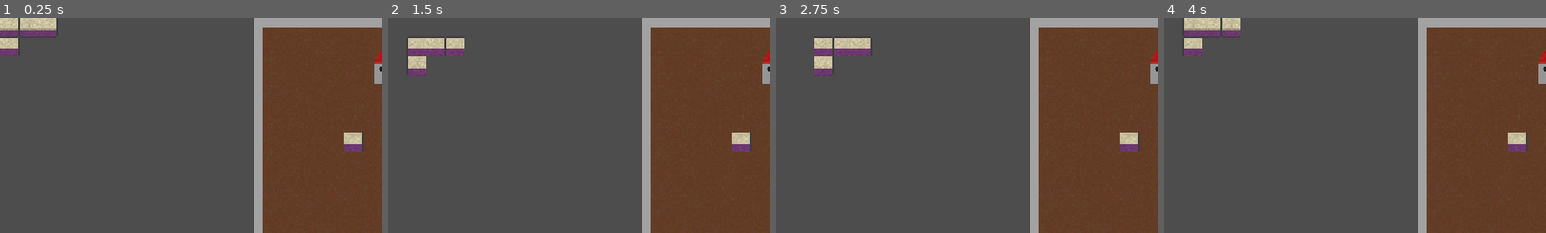
Above: before the commit, frames 1-4 (left to right).
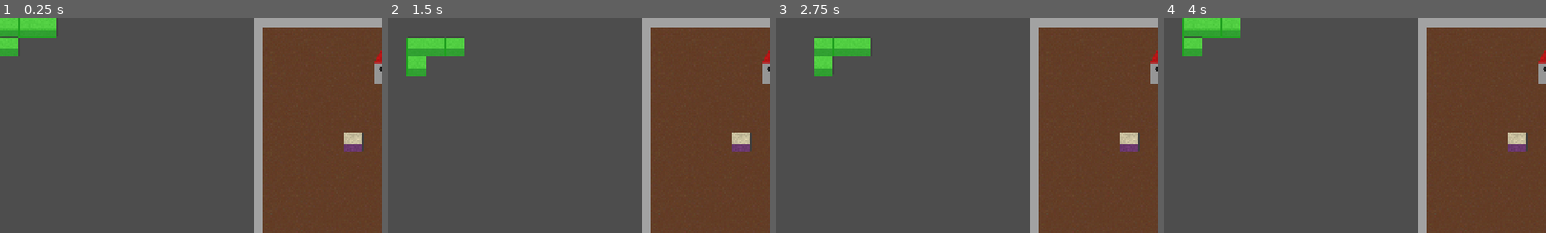
Above: after the commit, the same moments.

Repository: Angele-Bzl/construction
Game: Godot game, scene res://Scenes/main_scene.tscn
The game is run twice, just before and just after one commit, with the same random seed, the same clock (stepped at 60 frames per second) and the same inputs.
Inputs (mouse positions are % of the whole screen's width and height, from its top left):
- Up to frame 1 (0.25 s): no input
- Up to frame 2 (1.5 s): move the mouse to (72, 45) at 0.52 s; hold D (right) 0.53-1.28 s; click (72, 45) at 0.6 s; tap Enter at 1.25 s; move the mouse to (30, 55) at 1.27 s; hold S (down) from 1.28 s (still down); right-click (30, 55) at 1.35 s
- Up to frame 3 (2.75 s): move the mouse to (60, 28) at 2.02 s; release S (down) at 2.03 s; hold D (right) from 2.03 s (still down); tap Mouse wheel down (scroll_down) at 2.1 s
- Up to frame 4 (4 s): tap Space at 2.75 s; move the mouse to (45, 70) at 2.77 s; release D (right) at 2.78 s; hold W (up) 2.78-3.53 s; click (45, 70) at 2.85 s; tap Enter at 3.5 s; move the mouse to (80, 65) at 3.52 s; hold A (left) from 3.53 s (still down); hold Right mouse button (right_click) from 3.53 s (still down)
The pictures show only the part of the screen within x 0-50%, y 0-50%; the shares and areas given below are measured in that part.

The runs differ from the first frame. In frame 1, 1.8% of the frame differs, in the area x 0-15%, y 0-18%; in frame 2, 1.8%; in frame 3, 1.7%; in frame 4, 1.9%, in the area x 4-20%, y 0-18%.

Commit message:
Commit pattern avancée

Diff:
--- a/construction/Prefabs/BlockPrefabs/block.tscn
+++ b/construction/Prefabs/BlockPrefabs/block.tscn
@@ -4,7 +4,7 @@
 [ext_resource type="Texture2D" uid="uid://evwt1q6ctoj1" path="res://Assets/Items/Brick.png" id="2_mppv7"]
 
 [sub_resource type="RectangleShape2D" id="RectangleShape2D_xrivr"]
-size = Vector2(32, 32)
+size = Vector2(31, 31)
 
 [sub_resource type="RectangleShape2D" id="RectangleShape2D_13qdw"]
 size = Vector2(32, 32)
@@ -34,5 +34,6 @@
 offset_top = -16.0
 offset_right = 16.0
 offset_bottom = 16.0
+color = Color(1, 1, 1, 0.5058824)
 
 [connection signal="body_entered" from="." to="." method="_on_body_entered"]
--- a/construction/Scripts/block.gd
+++ b/construction/Scripts/block.gd
@@ -2,6 +2,8 @@
 class_name Block
 
 @onready var block_sprite = $BlockSprite
+@onready var filter = $ColorFilter
+@onready var block_detection = $BlockDetection
 
 @export var max_hp : float = 5.0
 
@@ -26,19 +28,30 @@
 			if collider is Bullet:
 				take_damage(collider)
 
+func take_damage(bullet : Bullet):
+	current_hp -= bullet.damage
+
+func can_snap() -> bool:
+	if collision_layer == 0 and block_detection.get_overlapping_bodies().size() == 0:
+		return true
+	return false
 
 func switch_collision_activation(b : bool):
 	if b:
 		collision_layer = 1
 		collision_mask = 1
+		block_sprite.modulate.a = 1.0
 	else:
 		collision_layer = 0
 		collision_mask = 0
+		block_sprite.modulate.a = 0.7
 
-func take_damage(bullet : Bullet):
-	current_hp -= bullet.damage
-
-
+func switch_color_filter(show : bool, color : bool = true):
+	filter.visible = show
+	if color:
+		filter.modulate = Color(0,1,0)
+	else:
+		filter.modulate = Color(1,0,0)
 
 func die():
 	queue_free()
--- a/construction/Scripts/pattern.gd
+++ b/construction/Scripts/pattern.gd
@@ -5,10 +5,8 @@
 	set(value):
 		is_selected = value
 		if value:
-			desactivate_blocks()
 			z_index = 10
 		else:
-			activate_blocks()
 			z_index = 0
 
 func _ready():
@@ -25,6 +23,13 @@
 		if Input.is_action_just_pressed("down"):
 			global_position.y += GlobalManager.TILE.y
 
+		if can_snap():
+			for block in get_blocks():
+				block.switch_color_filter(true,true)
+		else:
+			for block in get_blocks():
+				block.switch_color_filter(true,false)
+
 func get_blocks() -> Array[Block]:
 	var blocks : Array[Block]
 	for i in get_children():
@@ -35,17 +40,28 @@
 func activate_blocks():
 	for block in get_blocks():
 		block.switch_collision_activation(true)
+		block.switch_color_filter(true)
 
 func desactivate_blocks():
 	for block in get_blocks():
 		block.switch_collision_activation(false)
+		block.switch_color_filter(false)
 
 func select():
 	is_selected = true
+	desactivate_blocks()
+
+func deselect():
+	is_selected = false
+	activate_blocks()
 
 func can_snap() -> bool:
-	return true
+	var tamp : bool = true
+	for block in get_blocks():
+		if !block.can_snap():
+			tamp = false
+	return tamp
 
 func snap_to_ground():
 	if can_snap():
-		is_selected = false
+		deselect()
